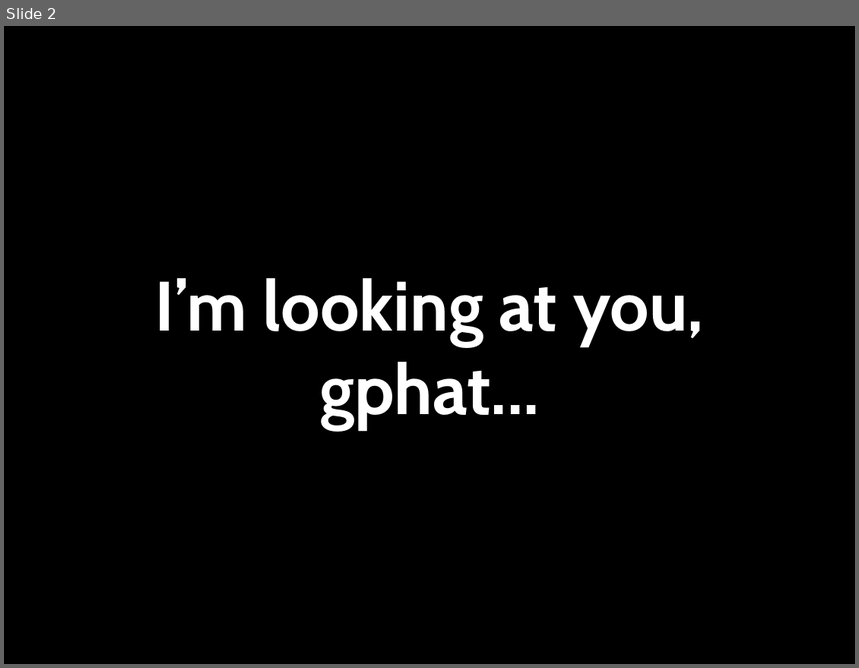
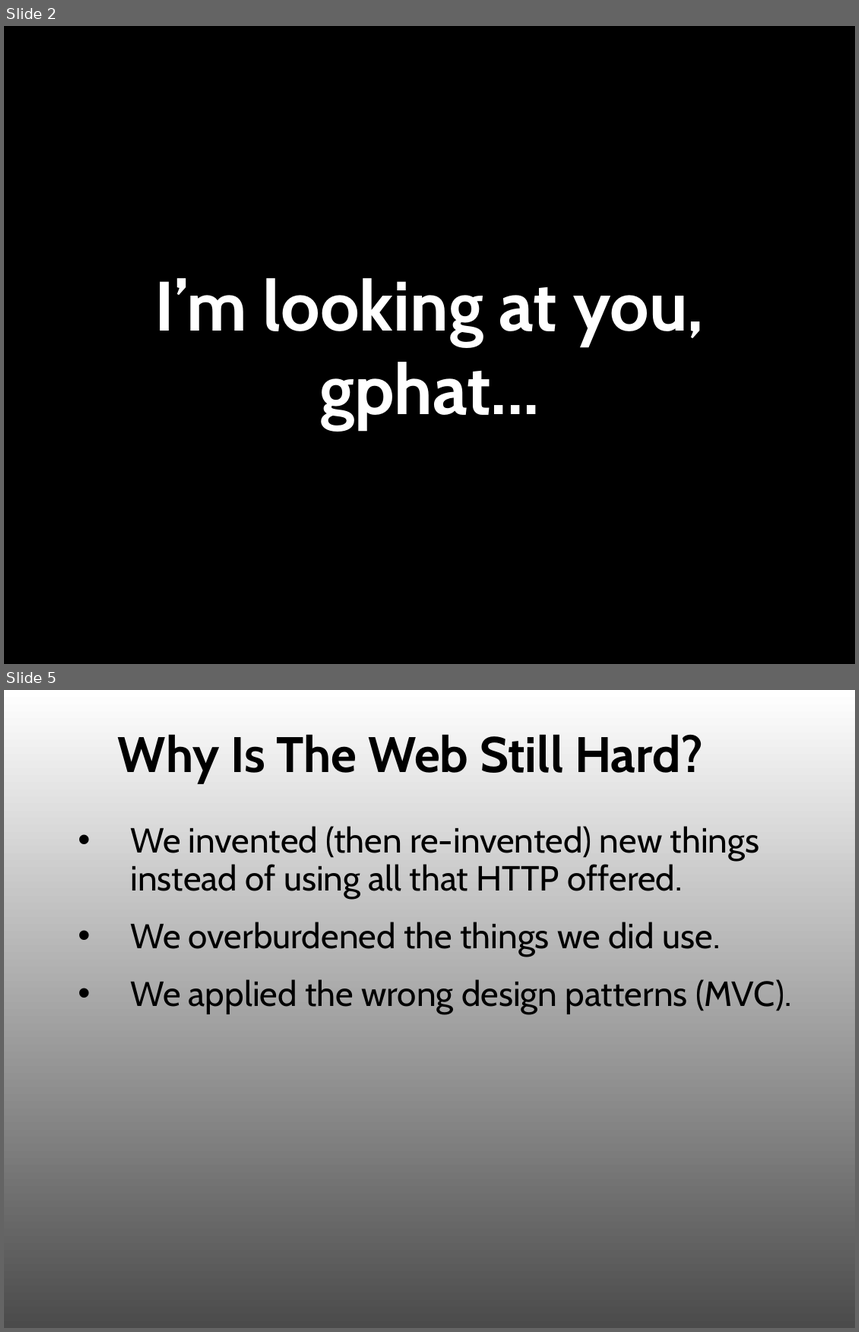
Before and after one commit to ubu/yapcna_2012, a slide deck: magpie.ppt. Shown one above the other, each under a label of ours: slide 2 before the commit, slides 2 and 5 after it; the slides between them are not shown. The pictures are 859x668 and 859x1332 pixels, drawn with LibreOffice and Linux fonts; fonts in the diff are those of the drawing. Boxes give left, top, right and bottom in pixels: in the first picture for what was removed or moved away, otherwise in the second. Text is boxed around its words. In the diff, an @@ line names an element or a change of style, - is before the commit and + after.

```diff
--- a/magpie.ppt
+++ b/magpie.ppt
@@ slide 5 added at [4,690,855,1328], background gradient #FFFFFF to #4B4B4B @@
@@ title added at [118,734,703,783], 60 pt, text #000000, bold @@
+Why Is The Web Still Hard?
@@ text added at [130,826,791,1015], 42 pt, text #000000 @@
+• We invented (then re-invented) new things instead of using all that HTTP offered.
+• We overburdened the things we did use.
+• We applied the wrong design patterns (MVC).
```
Also in this commit, not shown: 2 slides changed, 24 other slides added, 5 other files.
